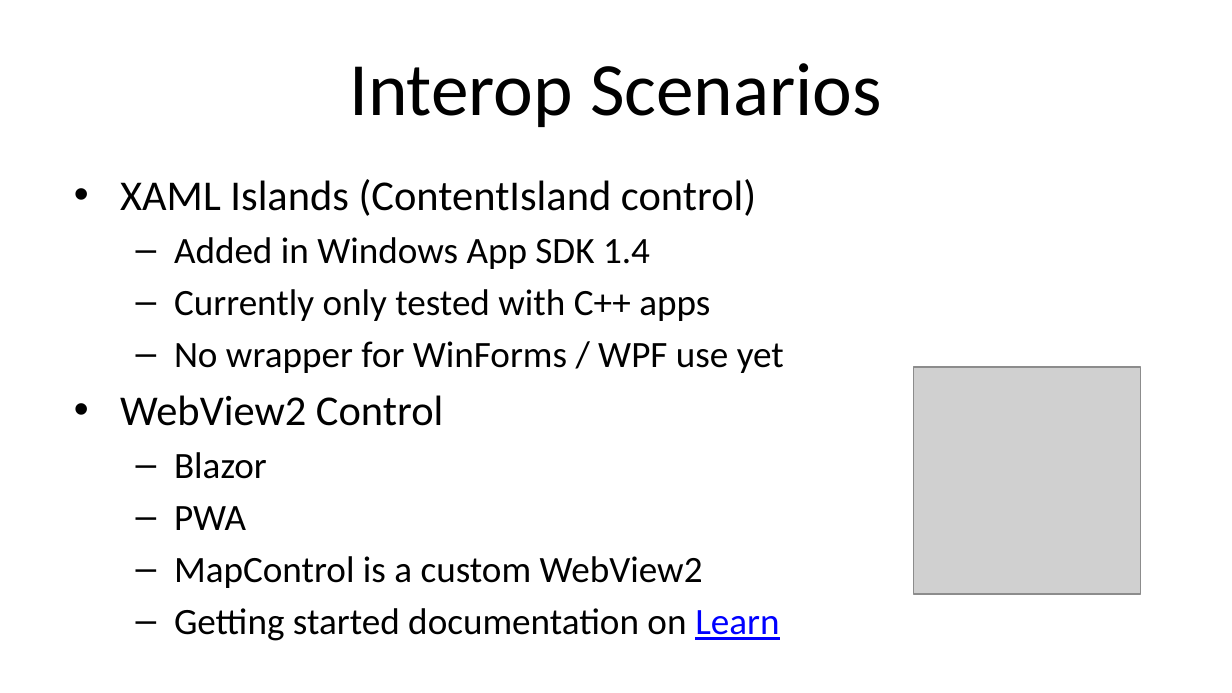
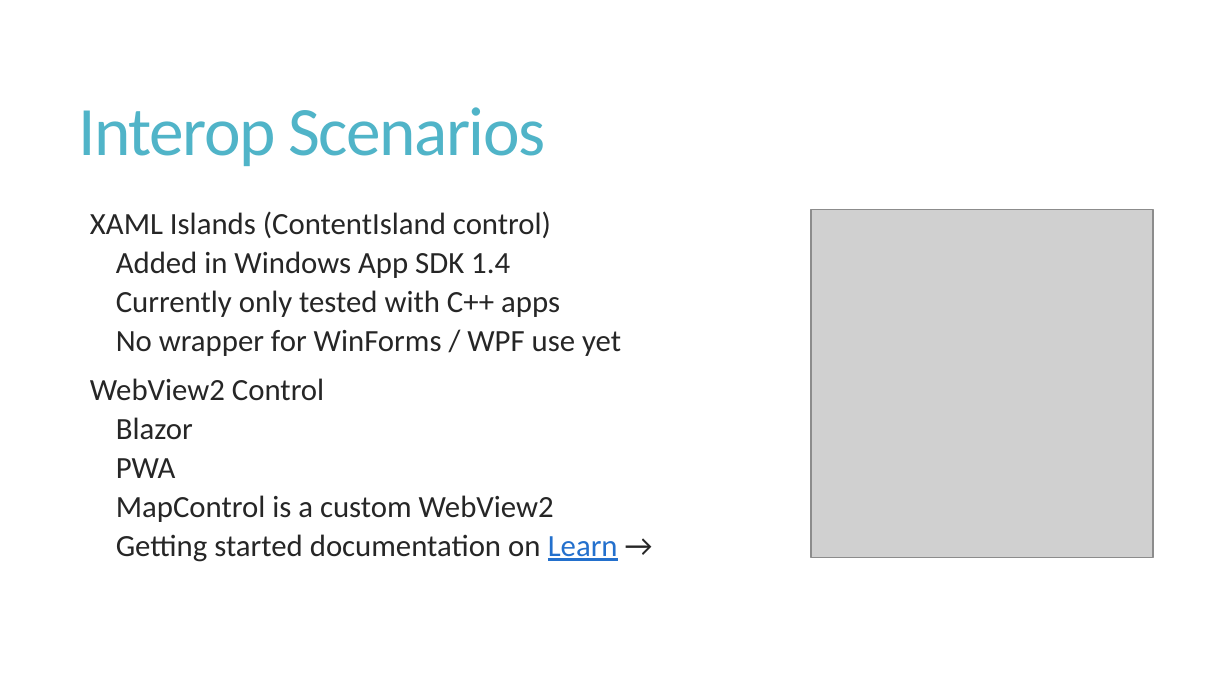
Before and after one commit to alvinashcraft/speaking, a slide deck: slide 9 of 2025/1107_TechBash/StartWithWinUI/TechBash 2025 - Get Started with WinUI.pptx (slide 10 before the commit). Drawn at 1232x693 pixels with LibreOffice and Linux fonts; fonts in the diff are those of the drawing; grey boxes stand for pictures; background and template pictures are left out. Boxes give left, top, right and bottom in pixels: in the first picture for what was removed or moved away, otherwise in the second. Text is boxed around its words. In the diff, an @@ line names an element or a change of style, - is before the commit and + after.

```diff
--- a/2025/1107_TechBash/StartWithWinUI/TechBash 2025 - Get Started with WinUI.pptx
+++ b/2025/1107_TechBash/StartWithWinUI/TechBash 2025 - Get Started with WinUI.pptx
@@ title "Interop Scenarios": place and size @@
-title "Interop Scenarios" at [349, 63, 882, 127]
+title "Interop Scenarios" at [79, 107, 546, 166]
@@ title "Interop Scenarios" at [79, 107, 546, 166]: size 44 to 40.5 pt, text colour #000000 to #50B4C8, letter spacing 0 to -0.9 pt; alignment centre to left; line spacing 1 to 0.85 @@
@@ text "XAML Islands (ContentIsland control)": place and size @@
-text "XAML Islands (ContentIsland control)" at [120, 179, 784, 635]
+text "XAML Islands (ContentIsland control)" at [90, 211, 621, 562]
@@ picture: place and size @@
-picture at [914, 367, 1141, 594]
+picture at [811, 209, 1153, 557]
@@ text at [90, 211, 621, 522]: size 24.8 to 18 pt in "XAML Islands (ContentIsland control)", "WebView2 Control"; text colour #000000 to #262626 in "XAML Islands (ContentIsland control)", "Added in Windows App SDK 1.4", "Currently only tested with C++ apps", "No wrapper for WinForms / WPF use ..." and 4 more places; size 21.7 to 18 pt in "Added in Windows App SDK 1.4", "Currently only tested with C++ apps", "No wrapper for WinForms / WPF use ...", "Blazor" and 2 more places; bullet • to  ; line spacing 1 to 0.85; more space between paragraphs; bullet – to   @@
@@ text at [116, 534, 618, 562]: text changed; size 21.7 to 18 pt; text colour #000000 to #262626 @@
-  – Getting started documentation on Learn
+    Getting started documentation on Learn →
```
Also in this commit, not shown: 13 other slides changed, 3 slides removed.
